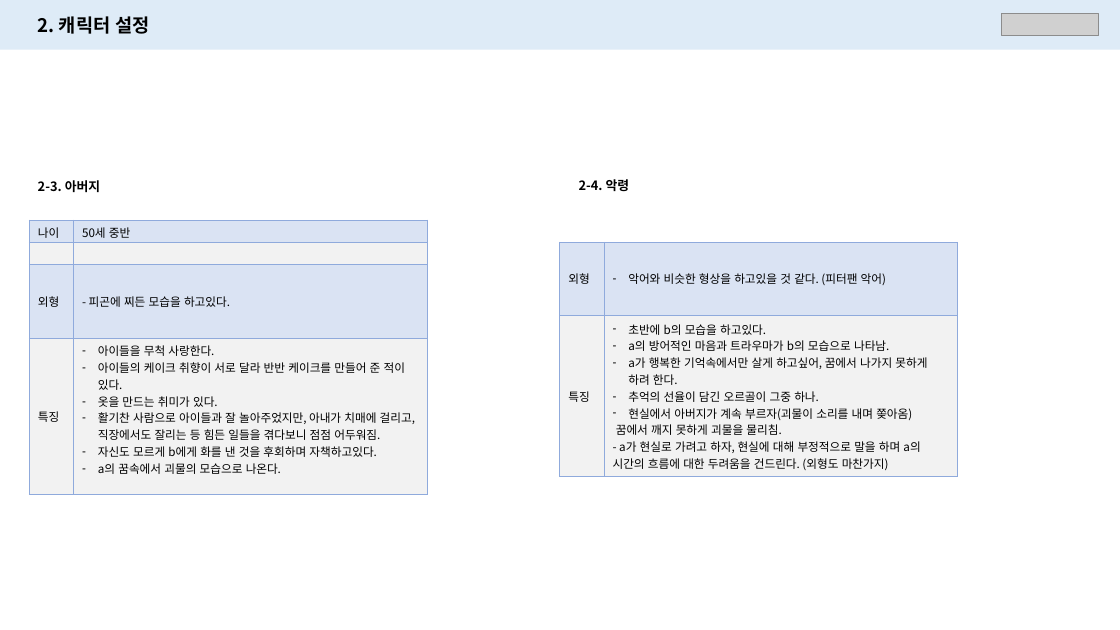
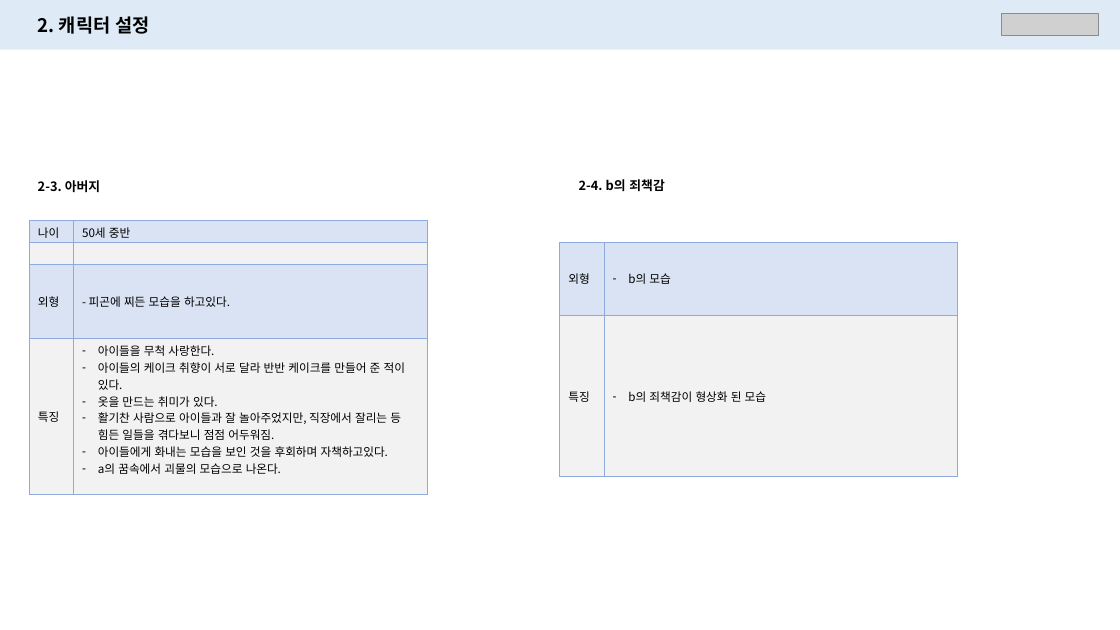
Before and after one commit to PerfectEgg/-Receivers, a slide deck: slide 9 of Doc/Story/캐릭터 설정_v1.02.pptx. Drawn at 1120x630 pixels with LibreOffice and Linux fonts; fonts in the diff are those of the drawing; grey boxes stand for pictures. Boxes give left, top, right and bottom in pixels: in the first picture for what was removed or moved away, otherwise in the second. Text is boxed around its words. In the diff, an @@ line names an element or a change of style, - is before the commit and + after.

```diff
--- a/Doc/Story/캐릭터 설정_v1.02.pptx
+++ b/Doc/Story/캐릭터 설정_v1.02.pptx
@@ text at <box>579,179,664,191</box>: text changed @@
-2-4. 악령
+2-4. b의 죄책감
@@ table at <box>29,220,428,495</box> @@
-row 4, column 2: 아이들을 무척 사랑한다. / 아이들의 케이크 취향이 서로 달라 반반 케이크를 만들어 준 적이 있다. / 옷을 만드는 취미가 있다. / 활기찬 사람으로 아이들과 잘 놀아주었지만, 아내가 치매에 걸리고, 직장에서도 잘리는 등 힘든 일들을 겪다보니 점점 어두워짐. / 자신도 모르게 b에게 화를 낸 것을 후회하며 자책하고있다. / a의 꿈속에서 괴물의 모습으로 나온다.
+row 4, column 2: 아이들을 무척 사랑한다. / 아이들의 케이크 취향이 서로 달라 반반 케이크를 만들어 준 적이 있다. / 옷을 만드는 취미가 있다. / 활기찬 사람으로 아이들과 잘 놀아주었지만, 직장에서 잘리는 등 힘든 일들을 겪다보니 점점 어두워짐. / 아이들에게 화내는 모습을 보인 것을 후회하며 자책하고있다. / a의 꿈속에서 괴물의 모습으로 나온다.
@@ table at <box>560,243,959,477</box> @@
-row 1, column 2: 악어와 비슷한 형상을 하고있을 것 같다. (피터팬 악어)
+row 1, column 2: b의 모습
-row 2, column 2: 초반에 b의 모습을 하고있다. / a의 방어적인 마음과 트라우마가 b의 모습으로 나타남. / a가 행복한 기억속에서만 살게 하고싶어, 꿈에서 나가지 못하게 하려 한다. / 추억의 선율이 담긴 오르골이 그중 하나. / 현실에서 아버지가 계속 부르자(괴물이 소리를 내며 쫒아옴) / 꿈에서 깨지 못하게 괴물을 물리침. / - a가 현실로 가려고 하자, 현실에 대해 부정적으로 말을 하며 a의 시간의 흐름에 대한 두려움을 건드린다. (외형도 마찬가지)
+row 2, column 2: b의 죄책감이 형상화 된 모습
```
Also in this commit, not shown: 8 other slides changed, 1 other file.
